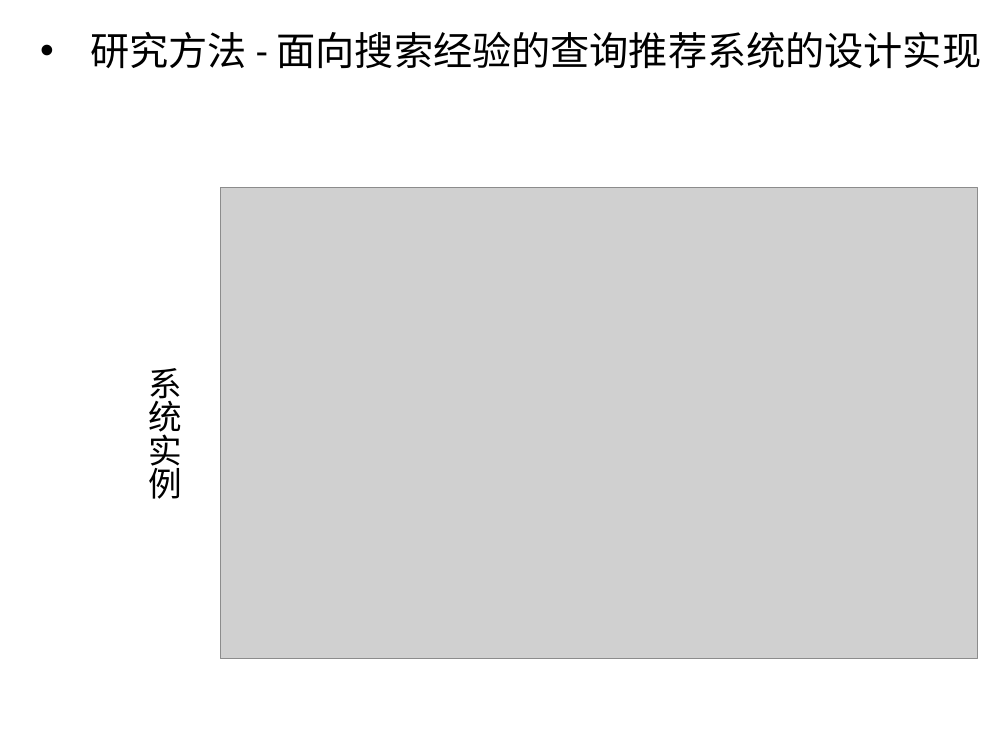
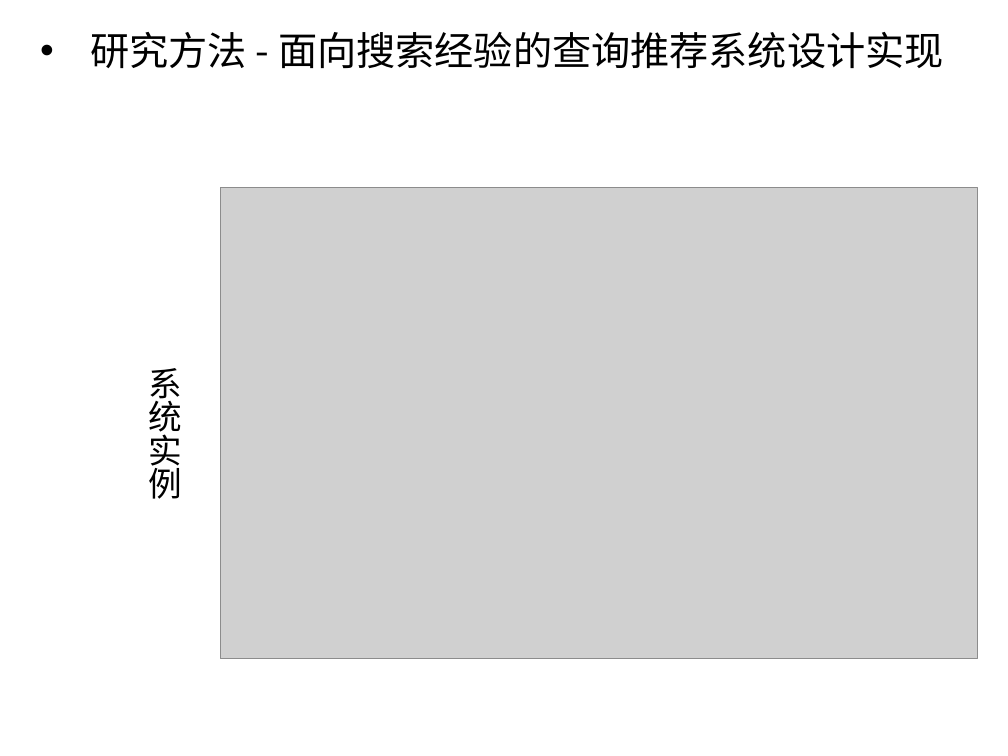
Before and after one commit to luxurymask/recommendation, a slide deck: slide 26 of phase5/答辩ppt.pptx. Drawn at 1008x756 pixels with LibreOffice and Linux fonts; fonts in the diff are those of the drawing; grey boxes stand for pictures. Boxes give left, top, right and bottom in pixels: in the first picture for what was removed or moved away, otherwise in the second. Text is boxed around its words. In the diff, an @@ line names an element or a change of style, - is before the commit and + after.

Commit message:
黑体，去掉搜索经验一致性模型

```diff
--- a/phase5/答辩ppt.pptx
+++ b/phase5/答辩ppt.pptx
@@ text at [91, 32, 943, 68]: text changed; font Calibri to Noto Sans CJK SC @@
-• 研究方法 - 面向搜索经验的查询推荐系统的设计实现
+• 研究方法 - 面向搜索经验的查询推荐系统设计实现
```
Also in this commit, not shown: 25 other slides changed.
